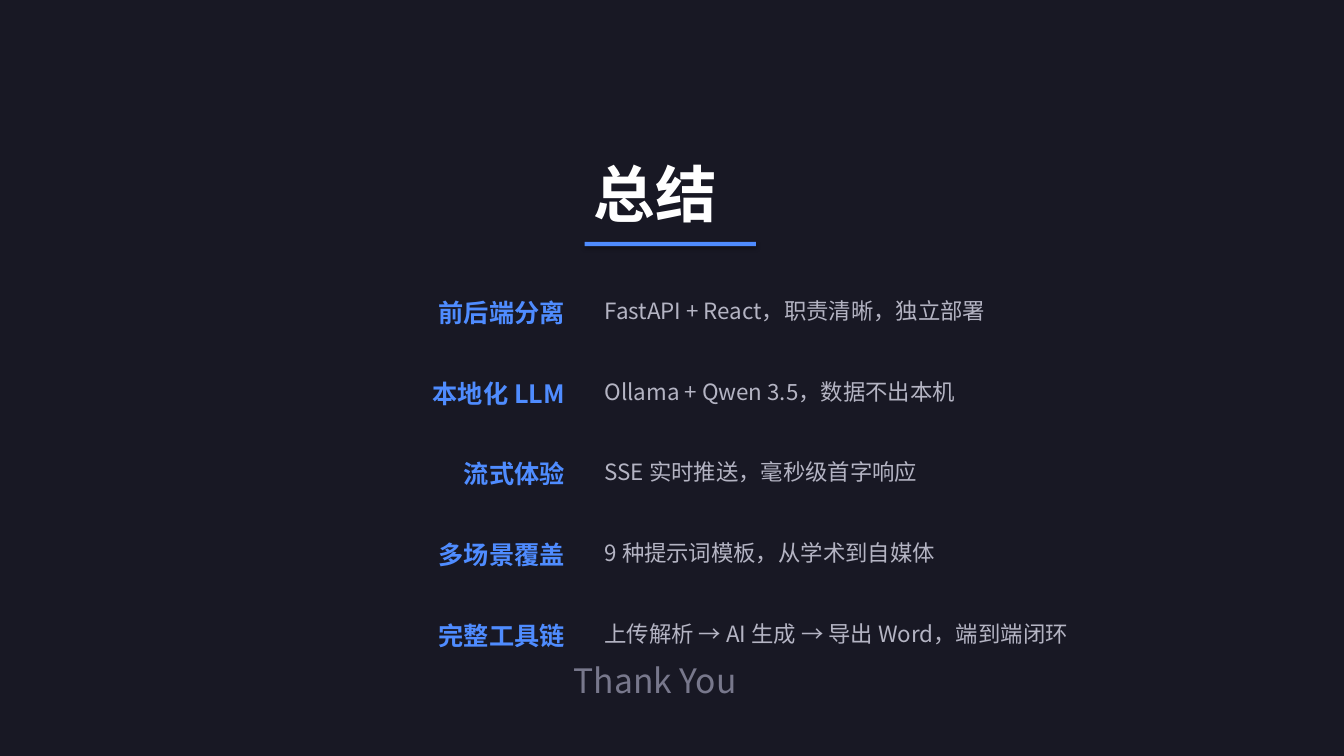
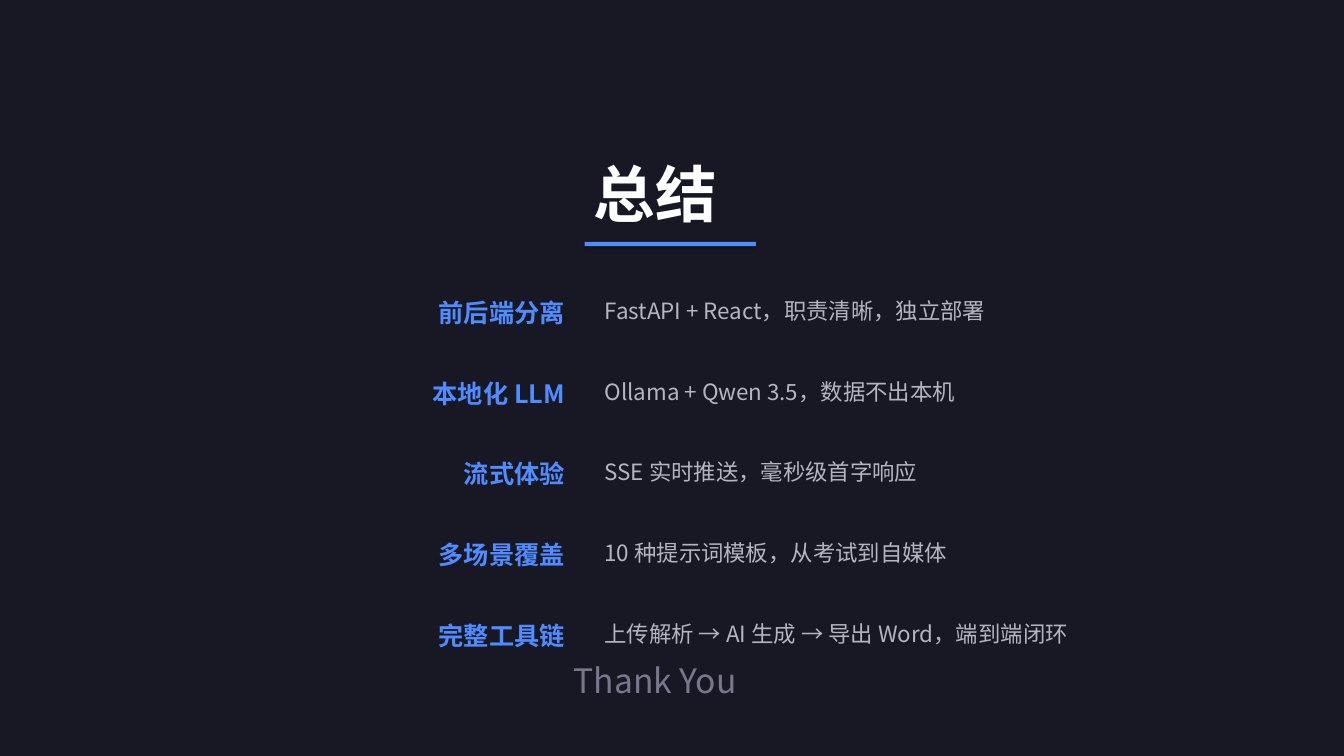
Before and after one commit to JaniceWei99/AI-Writer, a slide deck: slide 12 of docs/AI写作助手项目介绍.pptx. Drawn at 1344x756 pixels with LibreOffice and Linux fonts; fonts in the diff are those of the drawing. Boxes give left, top, right and bottom in pixels: in the first picture for what was removed or moved away, otherwise in the second. Text is boxed around its words. In the diff, an @@ line names an element or a change of style, - is before the commit and + after.

```diff
--- a/docs/AI写作助手项目介绍.pptx
+++ b/docs/AI写作助手项目介绍.pptx
@@ text at [605, 542, 947, 563]: text changed @@
-9 种提示词模板，从学术到自媒体
+10 种提示词模板，从考试到自媒体
```
Also in this commit, not shown: 4 other slides changed, 1 other file.
